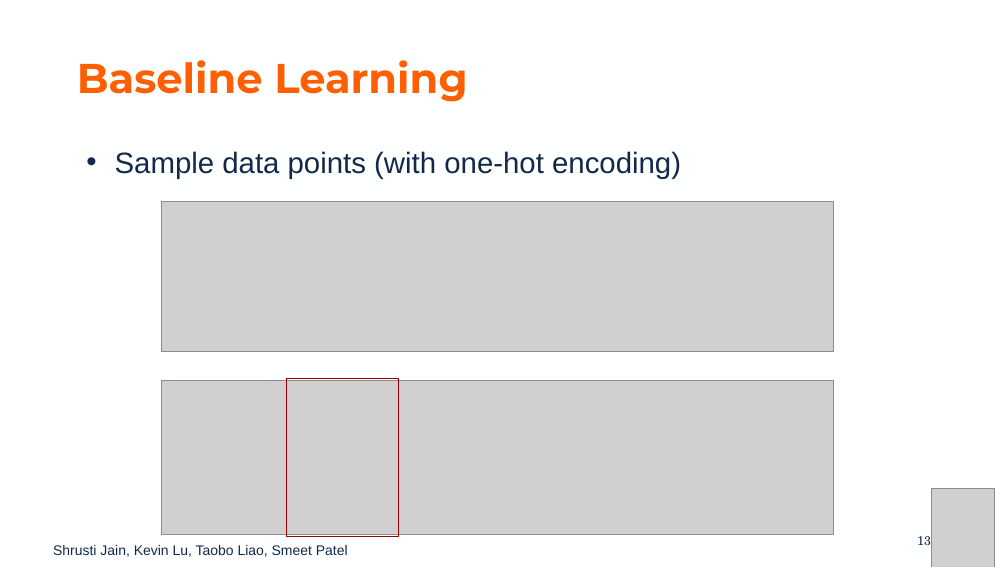
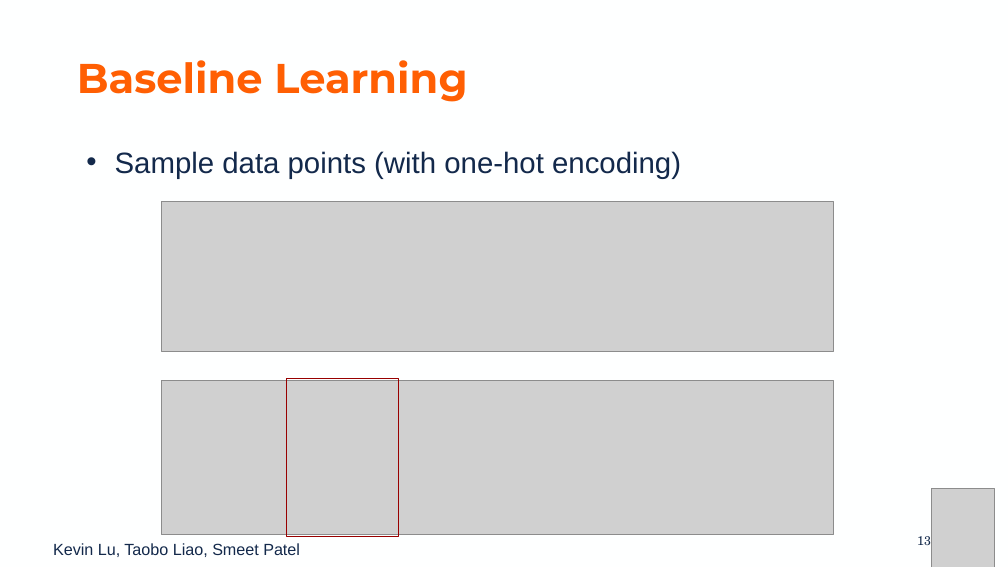
Before and after one commit to kslu2/Predicting_LA_Crimes, a slide deck: slide 13 of Project Presentation.pptx. Drawn at 1008x567 pixels with LibreOffice and Linux fonts; fonts in the diff are those of the drawing; grey boxes stand for pictures; background and template pictures are left out. Boxes give left, top, right and bottom in pixels: in the first picture for what was removed or moved away, otherwise in the second. Text is boxed around its words. In the diff, an @@ line names an element or a change of style, - is before the commit and + after.

```diff
--- a/Project Presentation.pptx
+++ b/Project Presentation.pptx
@@ text at (53,543,300,557): text changed; size 13.3 to 15.4 pt @@
-Shrusti Jain, Kevin Lu, Taobo Liao, Smeet Patel
+Kevin Lu, Taobo Liao, Smeet Patel
```
Also in this commit, not shown: 19 other slides changed, 5 slides added, 4 slides removed, 3 other files.
